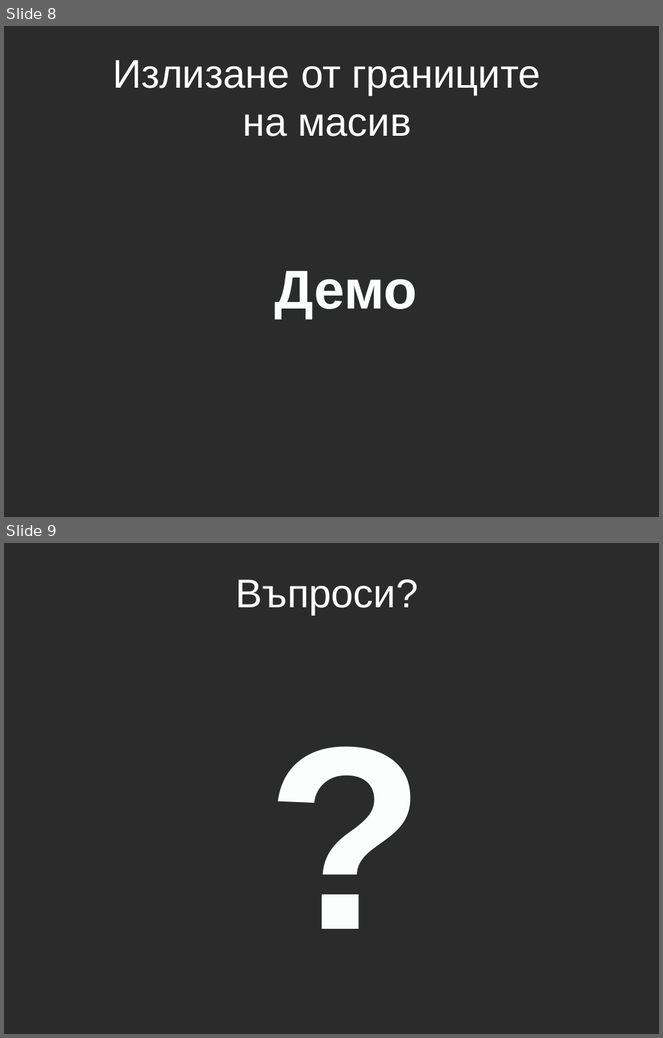
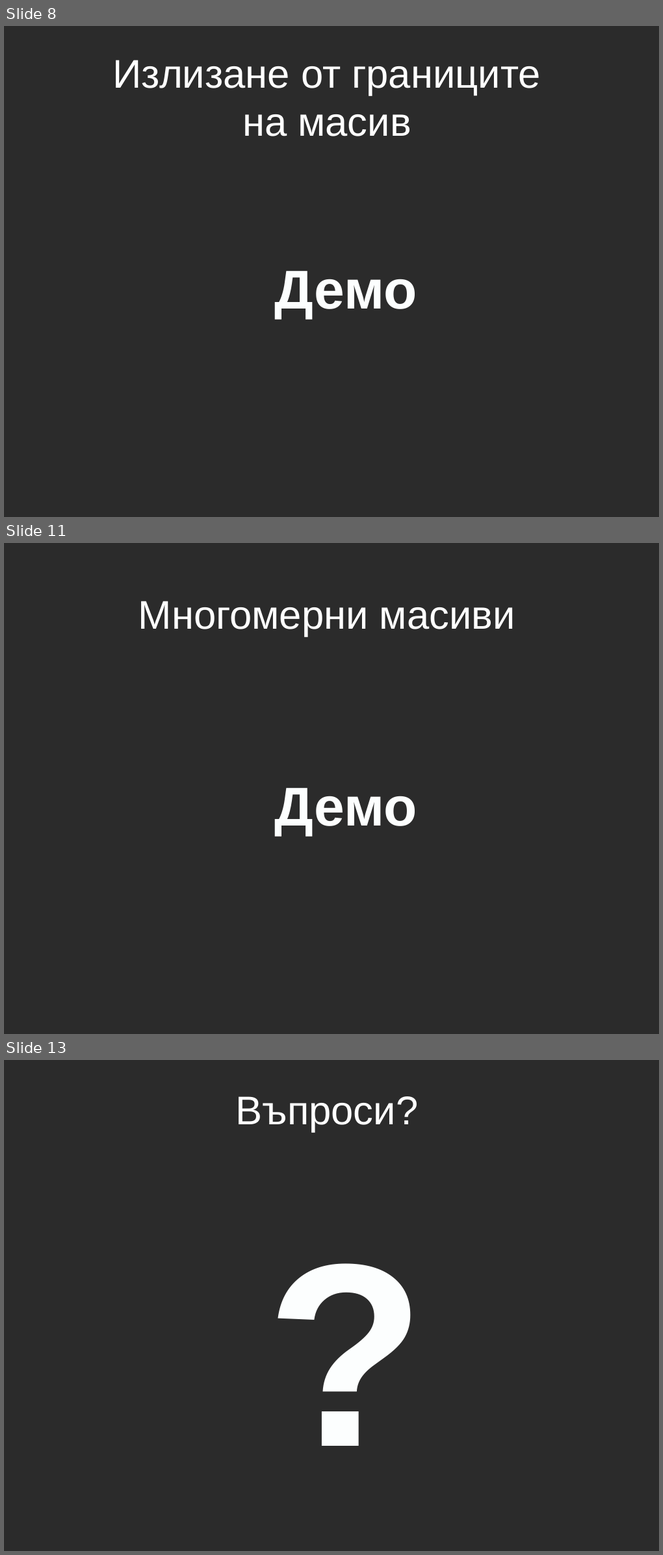
Before and after one commit to aslv/1300ruc, a slide deck: Lection4/Lecture4.pptx. Shown one above the other, each under a label of ours: slides 8 and 9 before the commit, slides 8, 11 and 13 after it; the slides between them are not shown. The pictures are 663x1038 and 663x1555 pixels, drawn with LibreOffice and Linux fonts; fonts in the diff are those of the drawing; background and template pictures are left out; a plain dark background stands for a picture behind light text. Boxes give left, top, right and bottom in pixels: in the first picture for what was removed or moved away, otherwise in the second. Text is boxed around its words. In the diff, an @@ line names an element or a change of style, - is before the commit and + after.

```diff
--- a/Lection4/Lecture4.pptx
+++ b/Lection4/Lecture4.pptx
@@ slide 11 added at box(4, 543, 659, 1034), background picture (left out) @@
@@ title added at box(139, 601, 516, 637), 44 pt, text #FFFFFF @@
+Многомерни масиви
@@ text added at box(275, 788, 417, 835), 60 pt, text #FDFFFF, bold @@
+Демо
@@ what was slide 9 is now slide 13 @@
```
Also in this commit, not shown: 3 other slides added, 4 other files.
